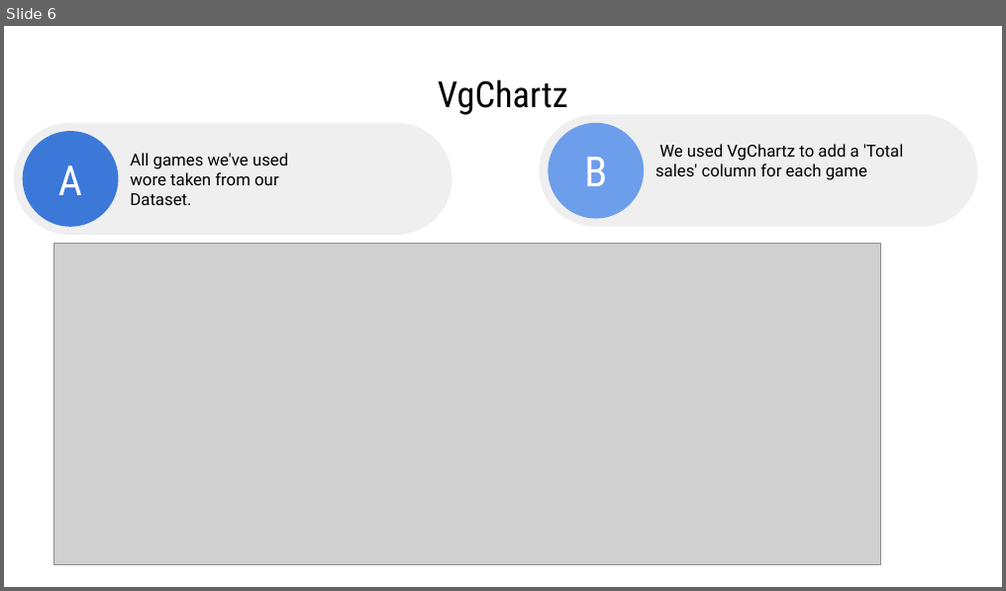
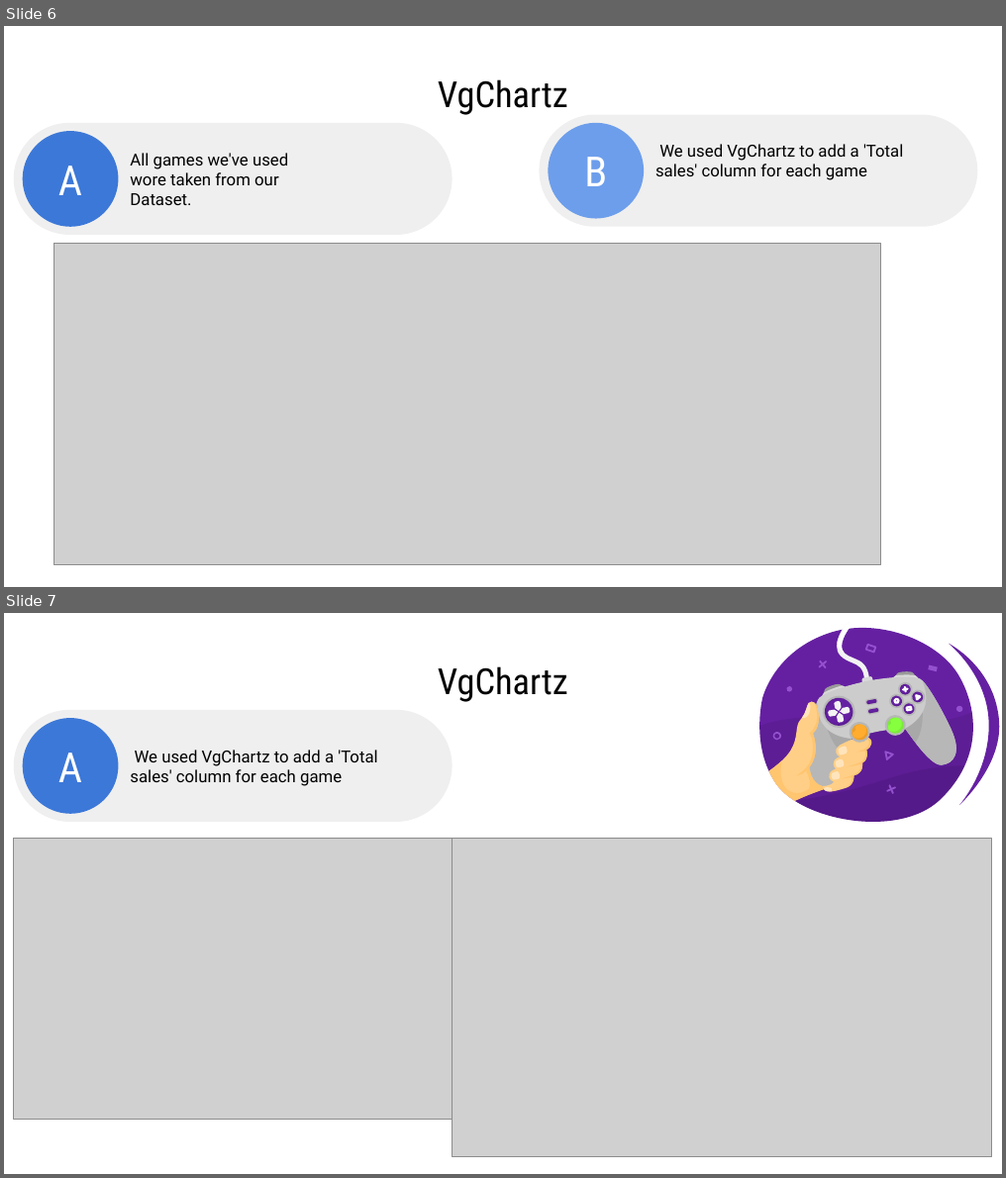
Before and after one commit to Dkvitca/end-of-the-year-project-data-science-, a slide deck: project presentation.pptx. Shown one above the other, each under a label of ours: slide 6 before the commit, slides 6 and 7 after it. The pictures are 1006x591 and 1006x1178 pixels, drawn with LibreOffice and Linux fonts; fonts in the diff are those of the drawing; grey boxes stand for pictures. Boxes give left, top, right and bottom in pixels: in the first picture for what was removed or moved away, otherwise in the second. Text is boxed around its words. In the diff, an @@ line names an element or a change of style, - is before the commit and + after.

```diff
--- a/project presentation.pptx
+++ b/project presentation.pptx
@@ slide 7 added at (x1=4, y1=613, x2=1002, y2=1174), background #FFFFFF @@
@@ title added at (x1=438, y1=666, x2=568, y2=702), 26 pt, text #000000 @@
+VgChartz
@@ rounded rectangle added at (x1=14, y1=710, x2=452, y2=822), fill #EFEFEF @@
@@ ellipse added at (x1=23, y1=718, x2=119, y2=814), fill #3C78D8, 30 pt, text #FFFFFF @@
+A
@@ group added at (x1=750, y1=622, x2=1002, y2=822): 83 freeform shapes @@
@@ text added at (x1=130, y1=750, x2=377, y2=786), 12 pt, text #000000 @@
+We used VgChartz to add a 'Total sales' column for each game
@@ picture added at (x1=14, y1=839, x2=452, y2=1120) @@
@@ picture added at (x1=452, y1=839, x2=992, y2=1157) @@
```
Also in this commit, not shown: 12 slides changed, 1 other slide added, 2 slides removed.
